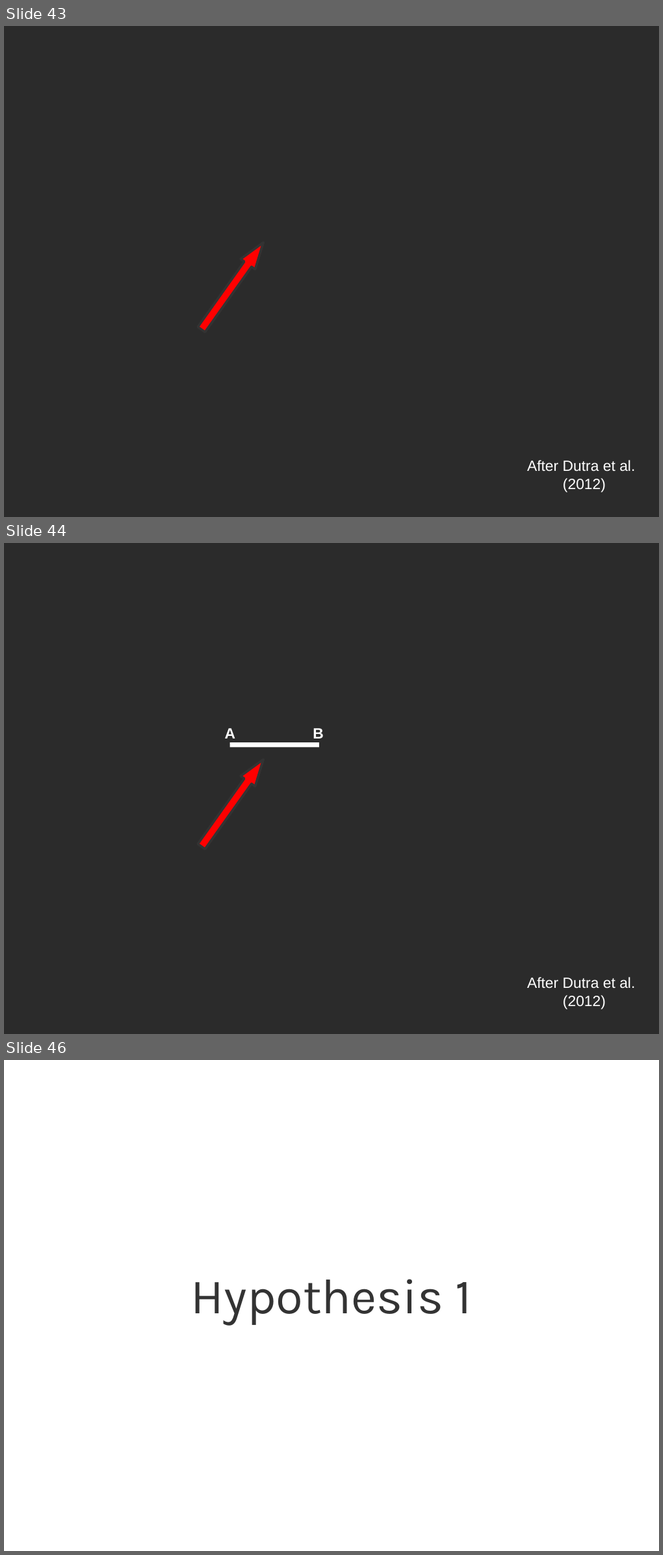
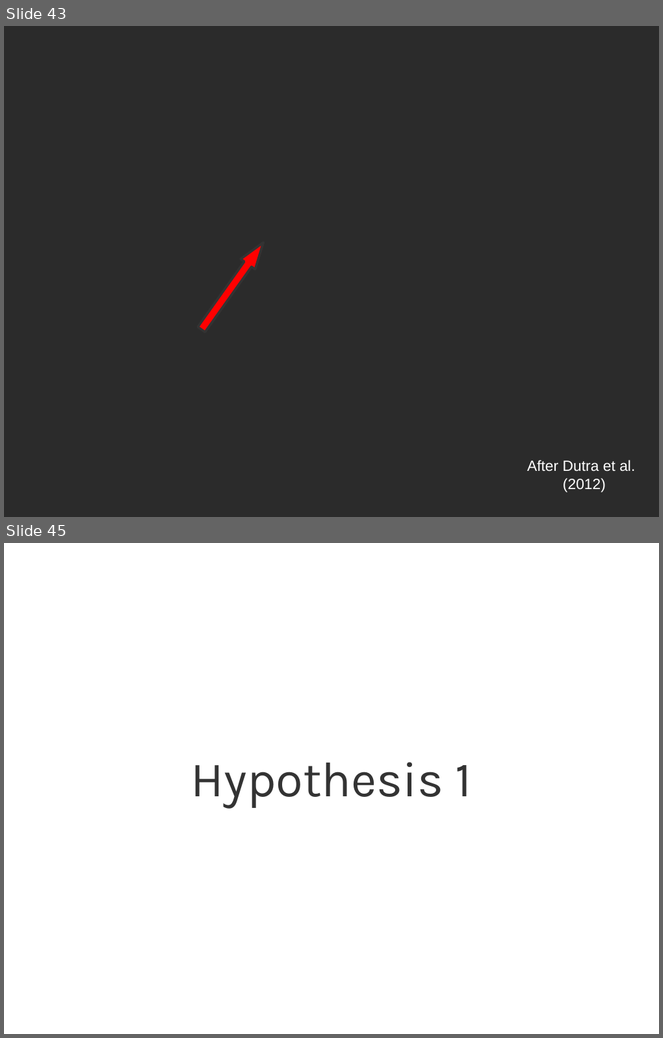
Before and after one commit to leouieda/gghs2012, a slide deck: presentation/uieda_barbosa_gghs2012.odp. Shown one above the other, each under a label of ours: slides 43, 44 and 46 before the commit, slides 43 and 45 after it; the slides between them are not shown. The pictures are 663x1555 and 663x1038 pixels, drawn with LibreOffice and Linux fonts; fonts in the diff are those of the drawing; background and template pictures are left out; a plain dark background stands for a picture behind light text. Boxes give left, top, right and bottom in pixels: in the first picture for what was removed or moved away, otherwise in the second. Text is boxed around its words. In the diff, an @@ line names an element or a change of style, - is before the commit and + after.

```diff
--- a/presentation/uieda_barbosa_gghs2012.odp
+++ b/presentation/uieda_barbosa_gghs2012.odp
@@ slide 44 removed at box(4, 543, 659, 1034), background picture (left out) @@
@@ text removed at box(225, 728, 236, 739) @@
-A
@@ text removed at box(313, 728, 324, 739) @@
-B
@@ right arrow removed at box(194, 755, 270, 852) @@
@@ line removed from (230, 745) to (319, 745) @@
@@ text removed at box(527, 977, 635, 1010) @@
-After Dutra et al.
-(2012)
@@ what was slide 46 is now slide 45 @@
```
Also in this commit, not shown: 3 slides changed, 1 slide added, 1 other slide removed, 1 other file.
